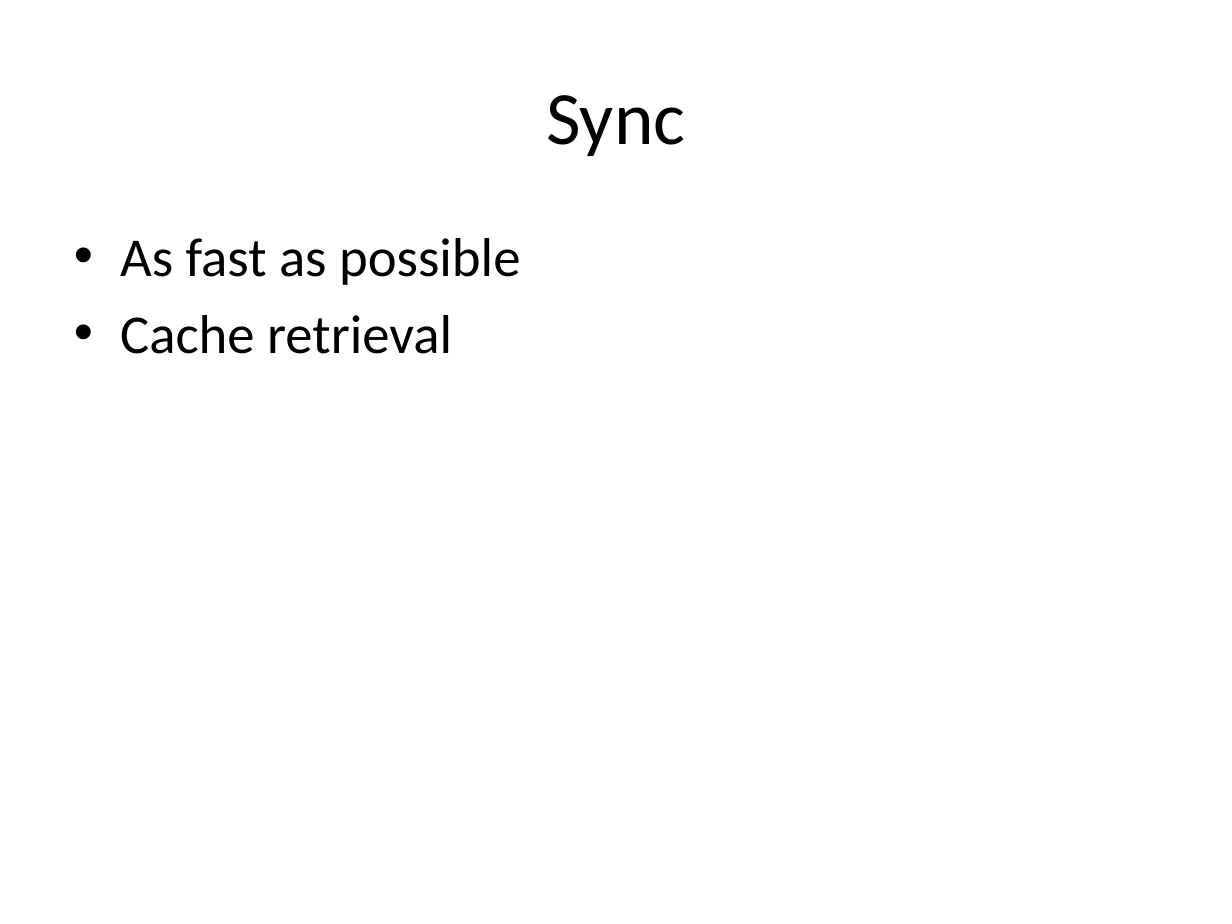
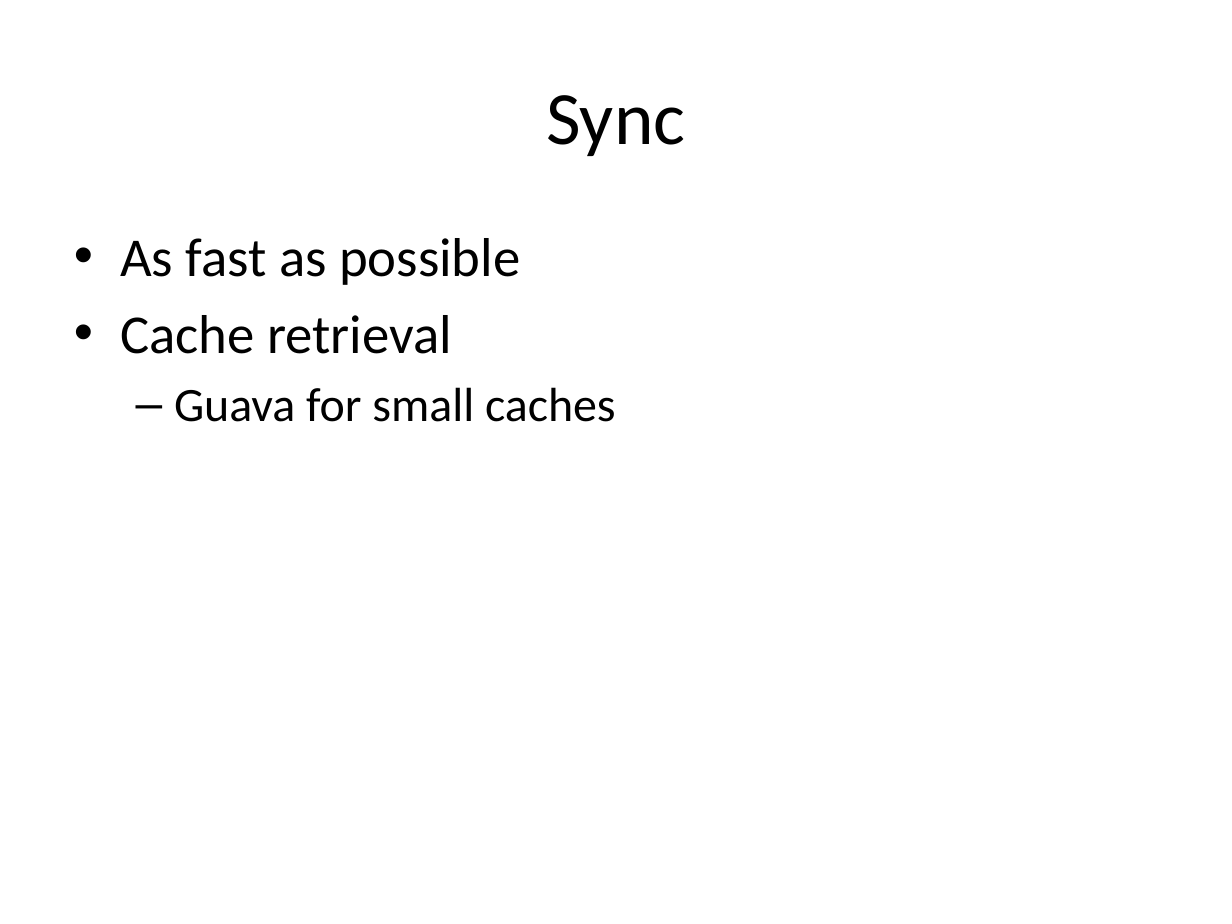
Before and after one commit to vitali-kviatkouski/personal, a slide deck: slide 7 of Microservices.pptx. Drawn at 1232x924 pixels with LibreOffice and Linux fonts; fonts in the diff are those of the drawing. Boxes give left, top, right and bottom in pixels: in the first picture for what was removed or moved away, otherwise in the second. Text is boxed around its words. In the diff, an @@ line names an element or a change of style, - is before the commit and + after.

```diff
--- a/Microservices.pptx
+++ b/Microservices.pptx
@@ text at (174,387,616,422): paragraph added @@
+  – Guava for small caches
```
Also in this commit, not shown: 4 other slides changed, 1 slide added.
